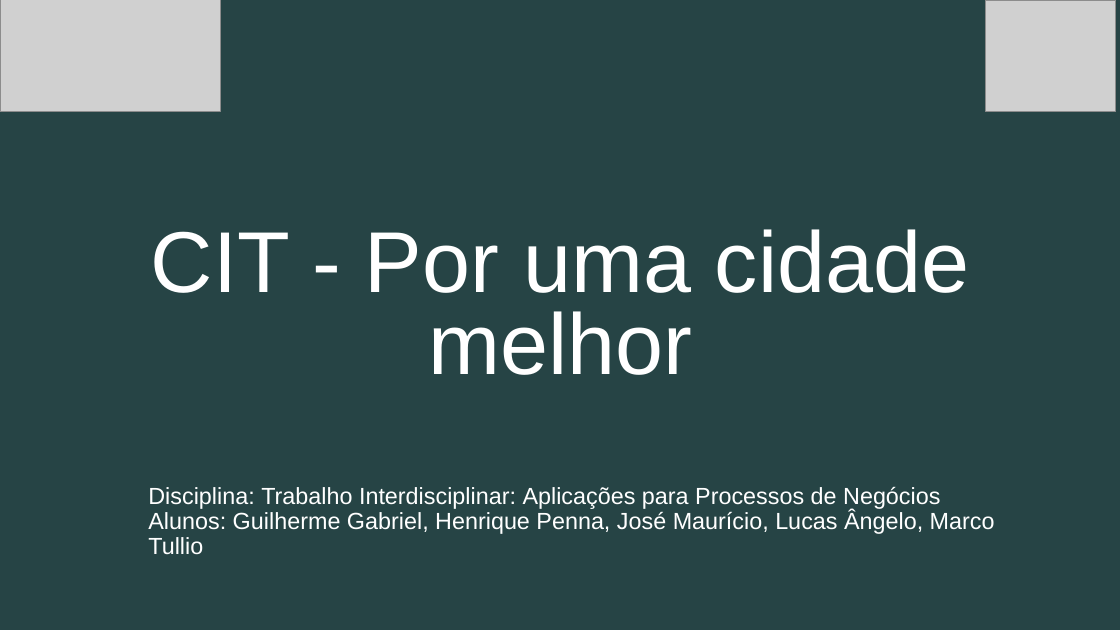
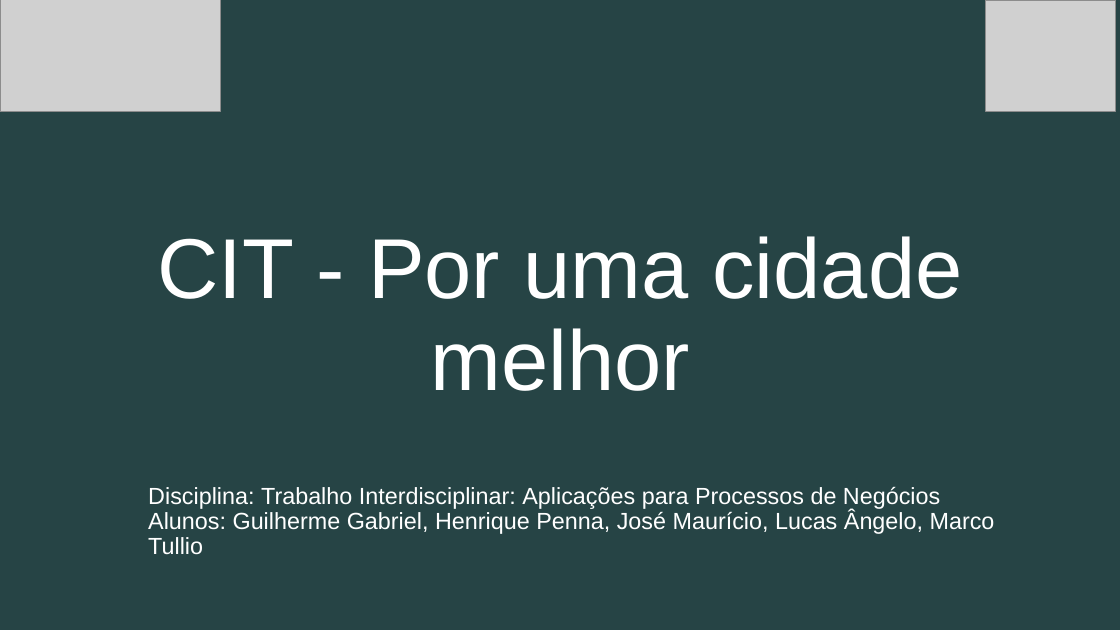
Before and after one commit to ICEI-PUC-Minas-PPLES-TI/plf-es-2020-2-tiii-0940100-cit, a slide deck: slide 1 of Divulgacao/Apresentacao/ProjetoCIT.pptx. Drawn at 1120x630 pixels with LibreOffice and Linux fonts; fonts in the diff are those of the drawing; grey boxes stand for pictures. Boxes give left, top, right and bottom in pixels: in the first picture for what was removed or moved away, otherwise in the second. Text is boxed around its words. In the diff, an @@ line names an element or a change of style, - is before the commit and + after.

Commit message:
Apresentacao correcao de titulo de processos

```diff
--- a/Divulgacao/Apresentacao/ProjetoCIT.pptx
+++ b/Divulgacao/Apresentacao/ProjetoCIT.pptx
@@ text "CIT - Por uma cidade ..." at (157,236,962,391): size 74 to 72.8 pt; line spacing 0.8 to 0.9 @@
@@ text at (148,487,995,555): text changed @@
-Disciplina: Trabalho Interdisciplinar: Aplicações para Processos de Negócios
-Alunos: Guilherme Gabriel, Henrique Penna, José Maurício, Lucas Ângelo, Marco Tullio
+Disciplina: Trabalho Interdisciplinar: Aplicações para Processos de Negócios
+Alunos: Guilherme Gabriel, Henrique Penna, José Maurício, Lucas Ângelo, Marco Tullio
```
Also in this commit, not shown: 6 other slides changed.
